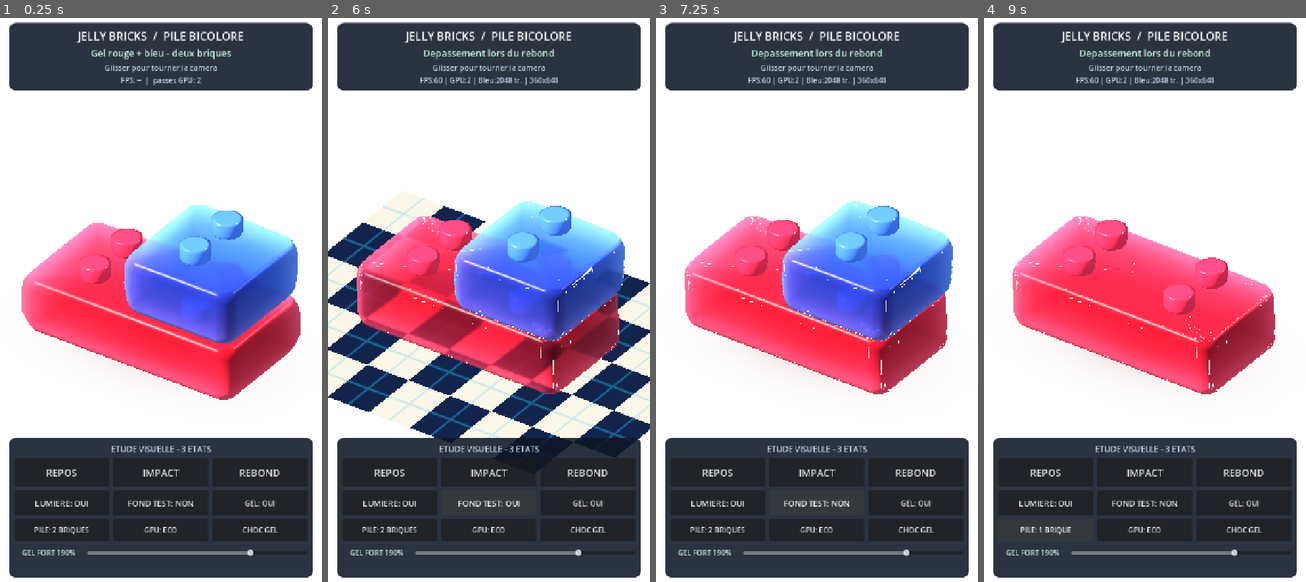
Above: before the commit, frames 1-4 (left to right).
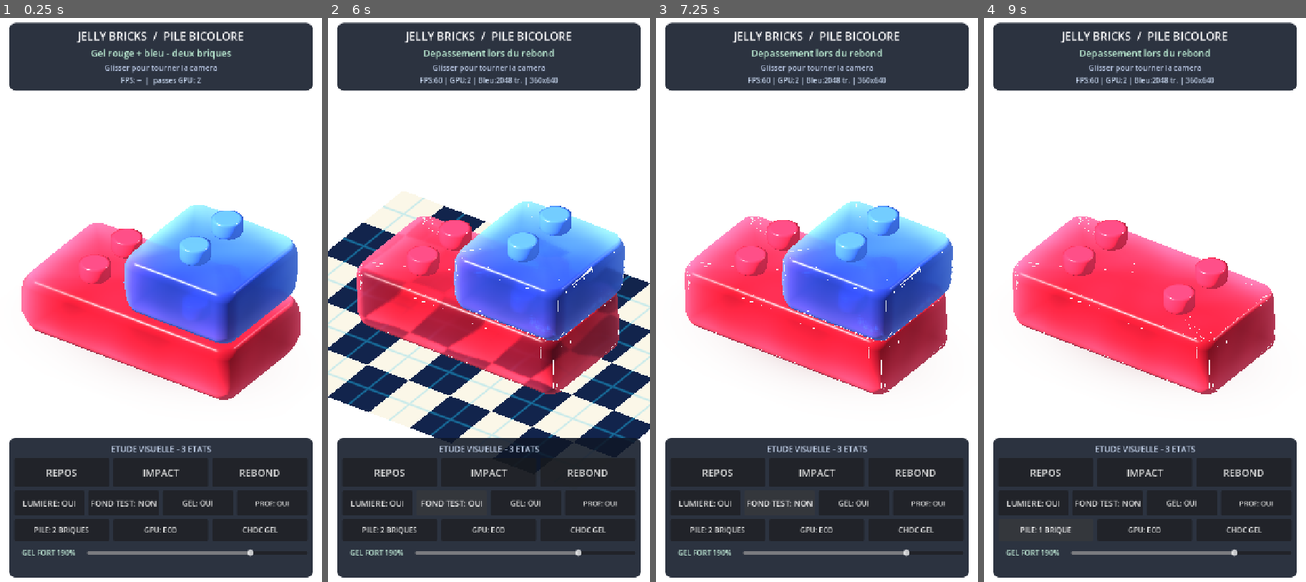
Above: after the commit, the same moments.

Repository: dbrckk/Jelly-bricks
Game: Godot game, scene res://prototypes/single_brick/layered_reference.tscn
Same seed, same stepped clock (60 frames per second), same inputs: the game is played once before the commit and once after it. This scene is started directly instead of the project's main scene.
Inputs (mouse positions are in pixels of both pictures, inside the frame that each line leads up to):
- Up to frame 1 (0.25 s): no input
- Up to frame 2 (6 s): click (601, 503) at 0.5 s, where only the run after the commit has a clickable "PROF: OUI"; click (601, 503) at 1.25 s, where only the run after the commit has a clickable "PROF: NON"; click "REPOS" at 2 s; click "IMPACT" at 2.75 s; click "REBOND" at 3.5 s; click "LUMIERE: OUI" at 4.25 s; click "LUMIERE: NON" at 5 s; click "FOND TEST: NON" at 5.75 s
- Up to frame 3 (7.25 s): click "FOND TEST: OUI" at 6.5 s
- Up to frame 4 (9 s): click "GEL: OUI" at 7.25 s; click "GEL: NON" at 8 s; click "PILE: 2 BRIQUES" at 8.75 s

The runs differ from the first frame. In frame 1, 0.6% of the frame differs, in the area x 7-90%, y 48-87%; in frame 2, 1.7%, in the area x 7-90%, y 35-87%; in frame 3, 0.6%; in frame 4, 0.5%.

Commit message:
feat(android): A/B depth-gel button controls both layer materials and coats

Diff:
--- a/native-godot/prototypes/single_brick/layered_reference.gd
+++ b/native-godot/prototypes/single_brick/layered_reference.gd
@@ -55,6 +55,8 @@
 var perf_elapsed: float = 0.0
 var organic_material_enabled: bool = true
 var organic_toggle: Button
+var deep_gel_enabled: bool = true
+var deep_gel_toggle: Button
 
 func _ready() -> void:
     super._ready()
@@ -63,6 +65,7 @@
     _make_blue_brick()
     _make_stack_controls()
     set_organic_material_enabled(true)
+    set_deep_gel_enabled(true)
     # Volume-corrected GPU outlines only for this experimental two-layer
     # studio. Older single-brick screenshots and production stay unchanged.
     gel_material.set_shader_parameter("volume_conservation", 0.93)
@@ -214,6 +217,15 @@
     organic_toggle.add_theme_font_size_override("font_size", 16)
     organic_toggle.pressed.connect(_toggle_organic_material)
     optical_controls.add_child(organic_toggle)
+    deep_gel_toggle = Button.new()
+    deep_gel_toggle.name = "ToggleDeepGel"
+    deep_gel_toggle.text = "PROF: OUI"
+    deep_gel_toggle.size_flags_horizontal = Control.SIZE_EXPAND_FILL
+    deep_gel_toggle.custom_minimum_size.y = 56.0
+    deep_gel_toggle.add_theme_font_size_override("font_size", 15)
+    deep_gel_toggle.focus_mode = Control.FOCUS_NONE
+    deep_gel_toggle.pressed.connect(_toggle_deep_gel)
+    optical_controls.add_child(deep_gel_toggle)
 
     var force_row := HBoxContainer.new()
     force_row.name = "DeformationRange"
@@ -267,6 +279,25 @@
             paint.set_shader_parameter("organic_rest_swell", swell)
     if organic_toggle != null:
         organic_toggle.text = "GEL: OUI" if enabled else "GEL: NON"
+
+func _toggle_deep_gel() -> void:
+    set_deep_gel_enabled(not deep_gel_enabled)
+
+func set_deep_gel_enabled(enabled: bool) -> void:
+    deep_gel_enabled = enabled
+    # Core and optically dyed coat change together. No geometry changes
+    # to the game or CPU collision shape and no extra GPU sub-viewport.
+    var strength: float = 0.92 if enabled else 0.0
+    for paint in [gel_material, upper_paint]:
+        if paint != null:
+            paint.set_shader_parameter("deep_gel", strength)
+    for paint in [
+            wet_coat.material_override as ShaderMaterial,
+            upper_coat_paint]:
+        if paint != null:
+            paint.set_shader_parameter("deep_gel", strength)
+    if deep_gel_toggle != null:
+        deep_gel_toggle.text = "PROF: OUI" if enabled else "PROF: NON"
 
 func set_visual_gain(value: float) -> void:
     visual_gain = clampf(value, 1.0, 2.2)
